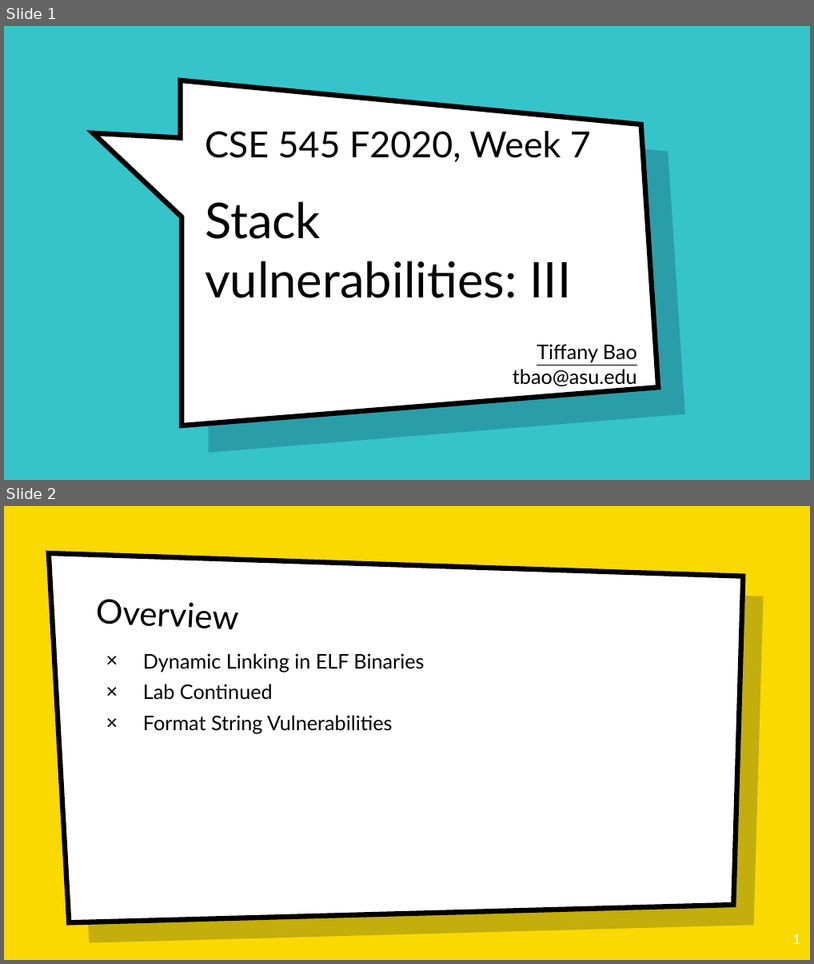
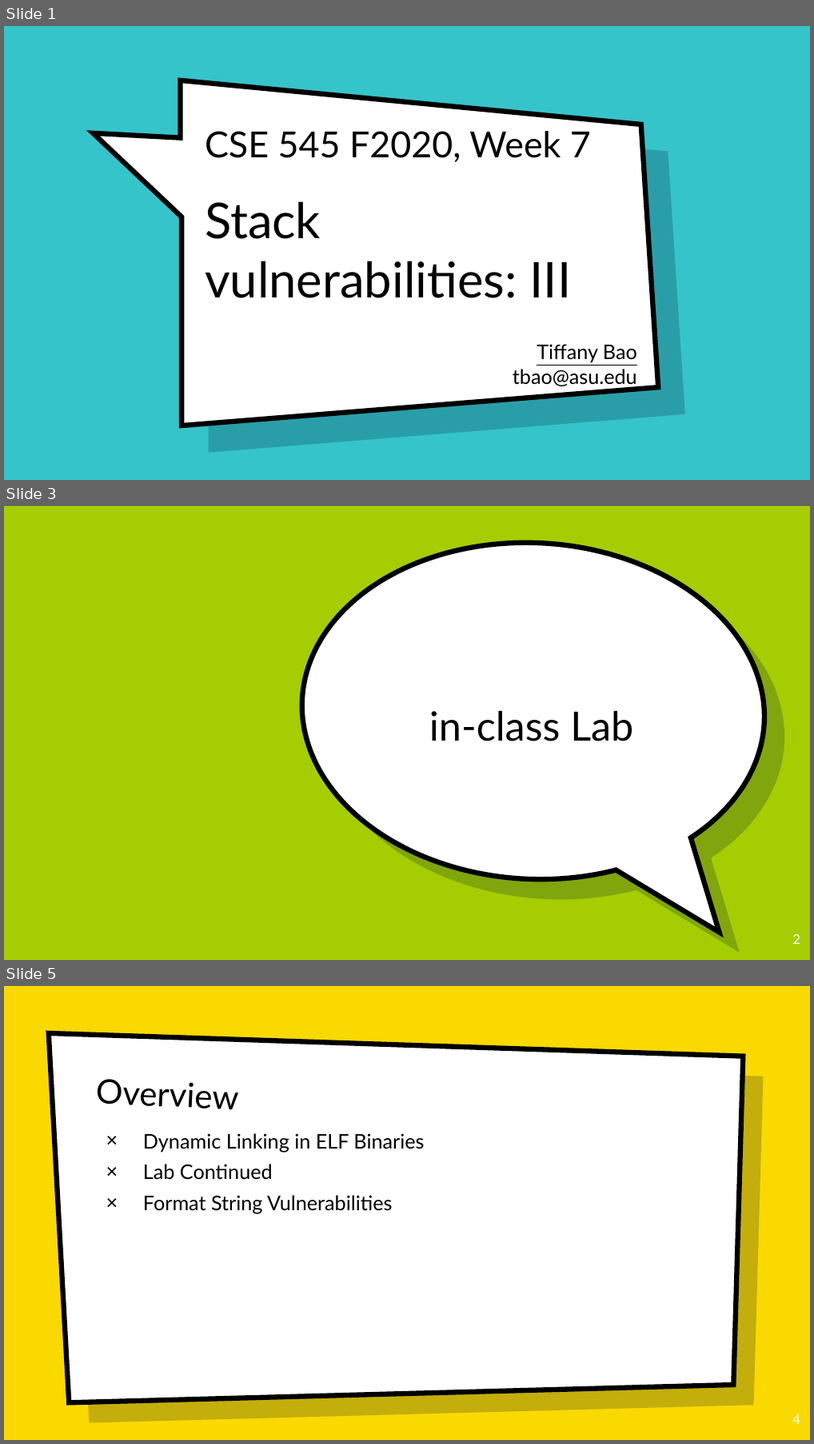
Before and after one commit to tiffanyb/tiffanyb.github.io, a slide deck: courses/cse545/slides/07-vulns-3.pptx. Shown one above the other, each under a label of ours: slides 1 and 2 before the commit, slides 1, 3 and 5 after it; the slides between them are not shown. The pictures are 814x964 and 814x1444 pixels, drawn with LibreOffice and Linux fonts; fonts in the diff are those of the drawing; background and template pictures are left out. Boxes give left, top, right and bottom in pixels: in the first picture for what was removed or moved away, otherwise in the second. Text is boxed around its words. In the diff, an @@ line names an element or a change of style, - is before the commit and + after.

```diff
--- a/courses/cse545/slides/07-vulns-3.pptx
+++ b/courses/cse545/slides/07-vulns-3.pptx
@@ slide 3 added at (4,506,810,960), background picture (left out) @@
@@ speech bubble added at (294,532,773,890), fill #FFFFFF, outline #000000 6 pt @@
@@ speech bubble added at (314,552,793,910), fill #001936 at 22% opacity @@
@@ title added at (430,711,634,741), 48 pt, text #000000 @@
+in-class Lab
@@ page number added at (793,934,801,944), 16 pt, text #FFFFFF @@
+2
@@ what was slide 2 is now slide 5 @@
@@ page number at (793,1414,801,1424): text changed @@
-1
+4
```
Also in this commit, not shown: 2 other slides added, 5 other files.
